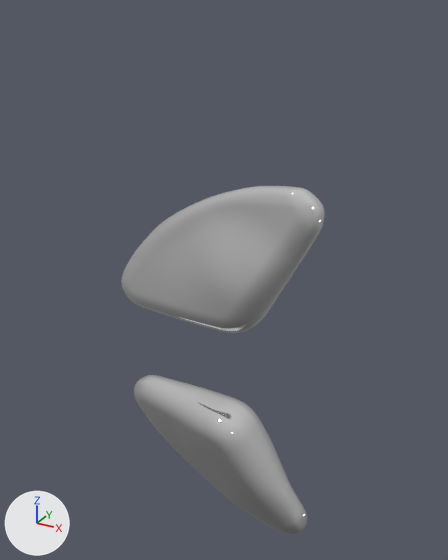
Renders of the glTF model models/var3.glb from each side of a commit.
The view is the same before and after, from a 50 mm camera at (6.32, -10.91, 4.9) aimed at (0.15, 0.31, -0.71). The axes (+X, +Y, +Z) are drawn at lower left. The lights are the same throughout.

The first picture shows '2', '2.001'.
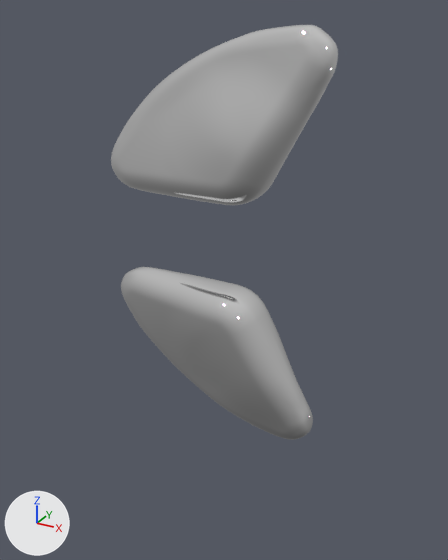
Pixel boxes (x1, y1, x2, y2) of what changed, in the pictures (448 x 560 px):
'2', moved, rescaled (12% wider, 22% taller): before (121, 186, 324, 333); after (111, 25, 338, 205)
'2.001', moved, turned, rescaled: before (134, 375, 307, 534); after (121, 267, 313, 440)

What the commit changed:
Object '2' (ob_2) moves from (0.0, 0.0, 0.0) to (0.0, 0.0, 2.91).
Object '2' (ob_2) is rescaled from (1.0, 1.0, 1.0) to (1.02, 1.0, 1.0).
Object '2.001' (ob_2_001) moves from (0.0, 0.23, -5.47) to (0.0, 0.07, -2.42).
Object '2.001' (ob_2_001) turns from (-82, -3.9, -8.9) to (-89, -1.5, -3.3) degrees about x, y and z.
Object '2.001' (ob_2_001) is rescaled from (1.0, 1.0, 1.0) to (1.02, 1.0, 1.0).
